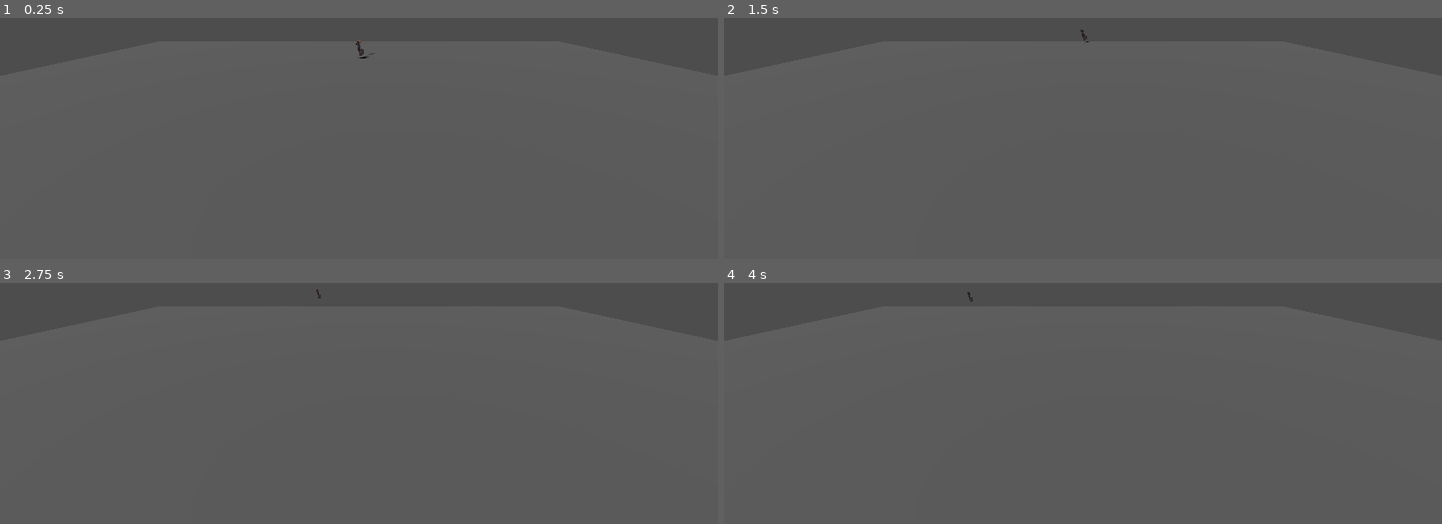
Above: before the commit, frames 1-4 (two rows, left to right).
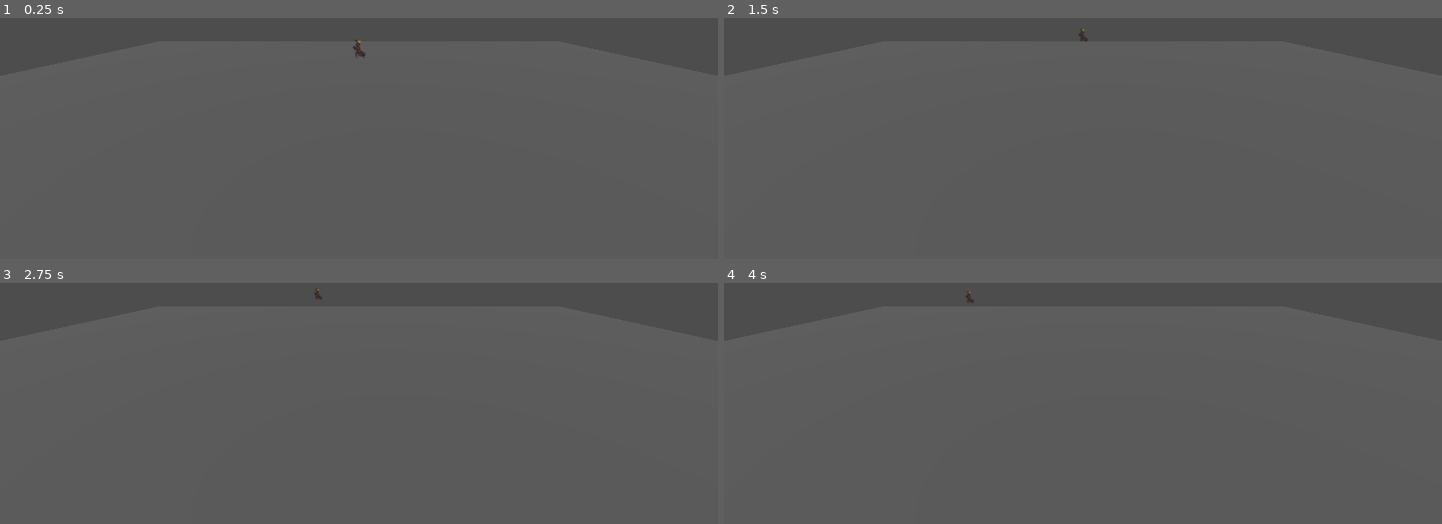
Above: after the commit, the same moments.

Repository: OsmanAlec/Anterric
Game: Godot game, scene res://scenes/world.tscn
Two runs of this game, one before a commit and one after it. Both use one fixed random seed, a clock stepped at 60 frames per second and the inputs below. This scene is started directly instead of the project's main scene.
Inputs:
- Up to frame 1 (0.25 s): no input
- Up to frame 2 (1.5 s): tap Enter at 0.5 s; hold Up (ui_up) from 0.53 s (still down); tap Space at 1.25 s
- Up to frame 3 (2.75 s): tap Enter at 2 s; release Up (ui_up) at 2.03 s; hold Left (ui_left) from 2.03 s (still down)
- Up to frame 4 (4 s): tap Space at 2.75 s; tap Enter at 3.5 s; release Left (ui_left) at 3.53 s; hold Down (ui_down) from 3.53 s (still down)

The runs differ from the first frame. In frame 1, less than 0.1% of the frame differs, in the area x 49-53%, y 9-17%; in frame 2, less than 0.1%; in frame 3, less than 0.1%; in frame 4, less than 0.1%.

Commit message:
added queen ant static sprite

Diff:
--- a/placeholder/scenes/player.tscn
+++ b/placeholder/scenes/player.tscn
@@ -1,7 +1,7 @@
 [gd_scene load_steps=6 format=3 uid="uid://b1bfg04b8ycqf"]
 
 [ext_resource type="Script" path="res://scripts/player.gd" id="1_2rwgt"]
-[ext_resource type="Texture2D" uid="uid://d2bs8iy05a77n" path="res://art/characters/ant.png" id="2_aagxe"]
+[ext_resource type="Texture2D" uid="uid://clbey6h85woxo" path="res://art/characters/queen_ant.png" id="2_nnesa"]
 
 [sub_resource type="BoxShape3D" id="BoxShape3D_xmtt7"]
 size = Vector3(1.2, 1.8, 1)
@@ -10,10 +10,8 @@
 size = Vector2(2, 2)
 
 [sub_resource type="StandardMaterial3D" id="StandardMaterial3D_va5rv"]
-transparency = 2
-alpha_scissor_threshold = 0.5
-alpha_antialiasing_mode = 0
-albedo_texture = ExtResource("2_aagxe")
+transparency = 1
+albedo_texture = ExtResource("2_nnesa")
 billboard_mode = 1
 
 [node name="Player" type="Node3D"]
Binary file added: placeholder/art/characters/queen_ant.png
Not shown, added: placeholder/art/characters/queen_ant.png.import
